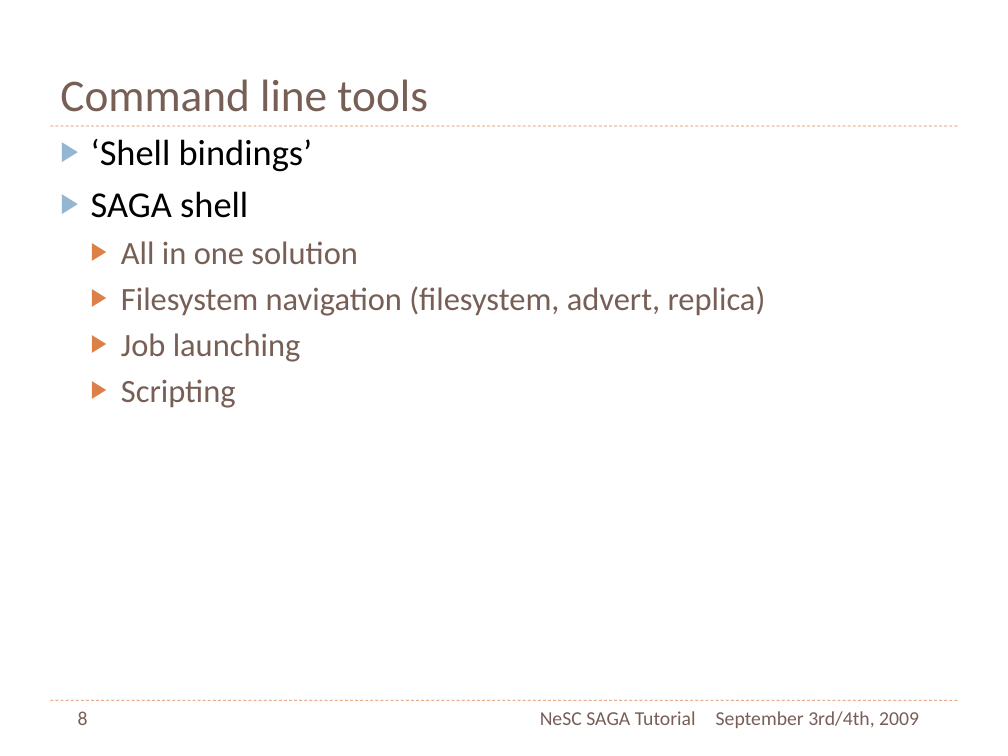
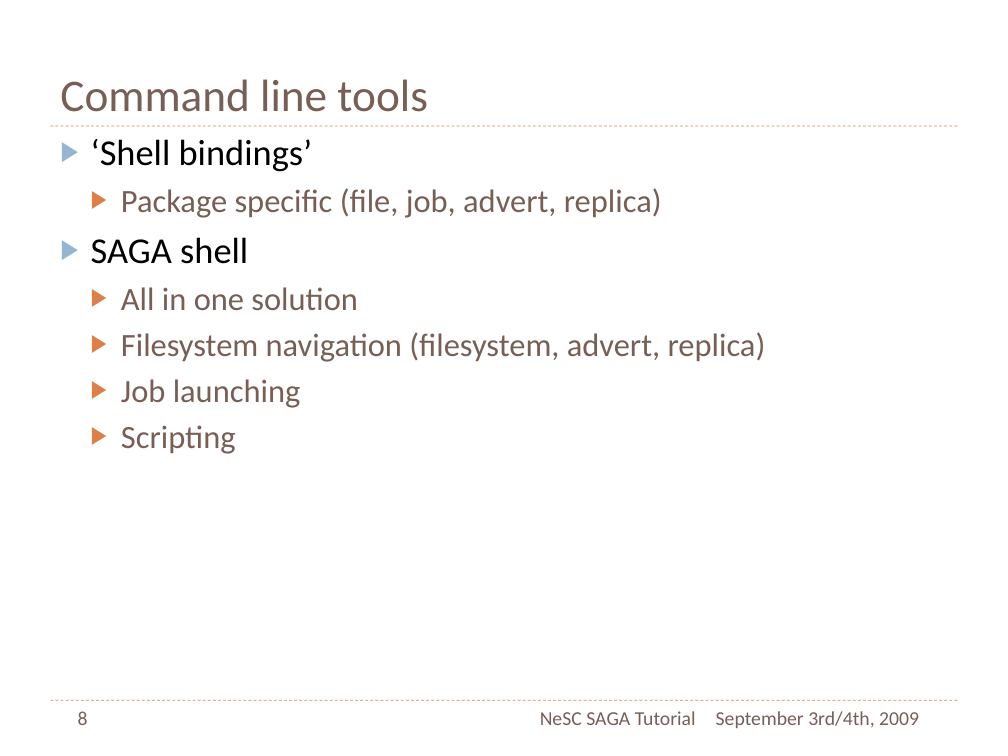
Before and after one commit to saga-project/saga-cpp-legacy-projects, a slide deck: slide 8 of tutorial/NeSC-2009/NeSC09-Practical-PPT.pptx. Drawn at 1008x756 pixels with LibreOffice and Linux fonts; fonts in the diff are those of the drawing. Boxes give left, top, right and bottom in pixels: in the first picture for what was removed or moved away, otherwise in the second. Text is boxed around its words. In the diff, an @@ line names an element or a change of style, - is before the commit and + after.

```diff
--- a/tutorial/NeSC-2009/NeSC09-Practical-PPT.pptx
+++ b/tutorial/NeSC-2009/NeSC09-Practical-PPT.pptx
@@ text at (x1=121, y1=188, x2=662, y2=218): paragraph added @@
+  ▶ Package specific (file, job, advert, replica)
```
Also in this commit, not shown: 2 other slides changed, 5 slides added, 1 other file.
